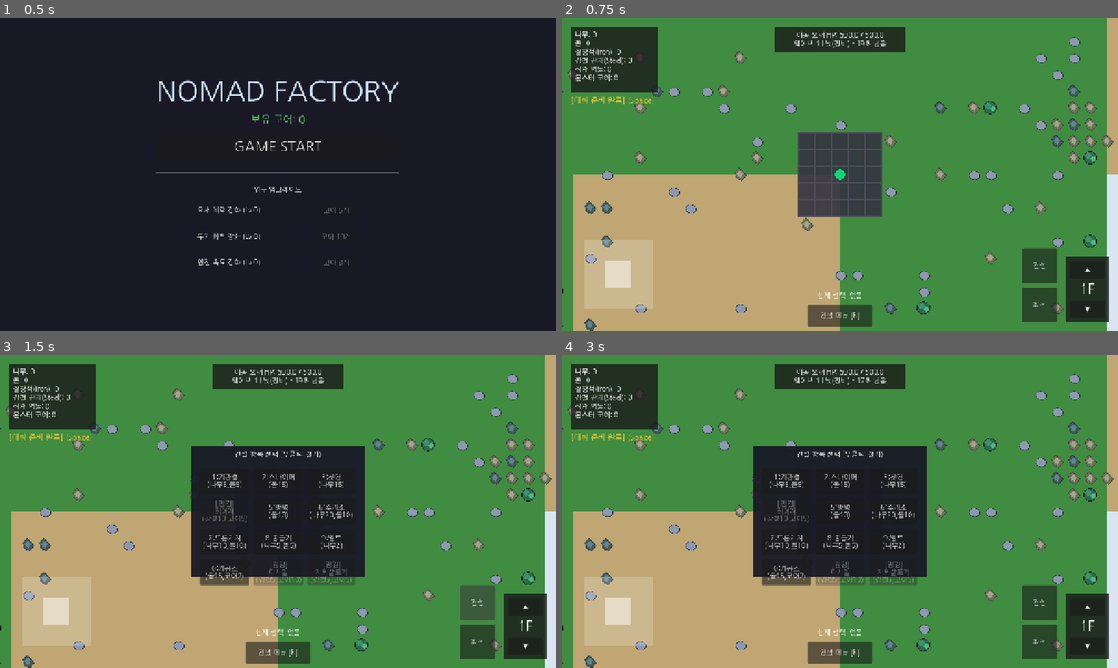
Above: before the commit, frames 1-4 (two rows, left to right).
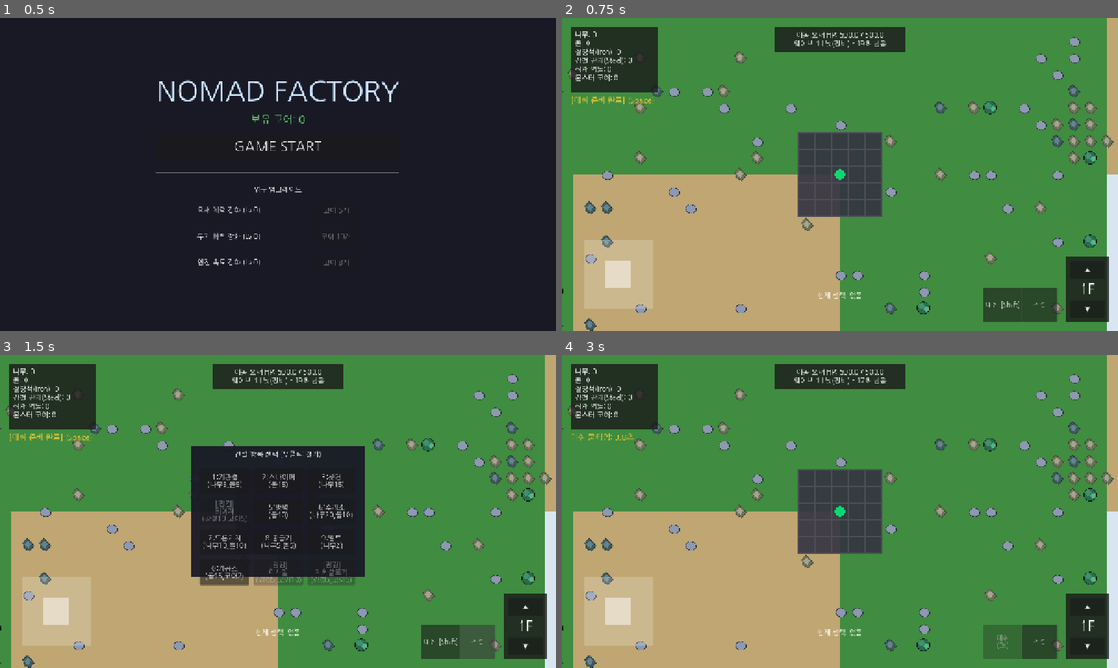
Above: after the commit, the same moments.

Repository: krWebfirewood/nomad-factory
Game: Godot game, scene res://scenes/title_screen.tscn
Same seed, same stepped clock (60 frames per second), same inputs: the game is played once before the commit and once after it.
Inputs (mouse positions are in pixels of both pictures, inside the frame that each line leads up to):
- Up to frame 1 (0.5 s): no input
- Up to frame 2 (0.75 s): click "GAME START" at 0.5 s
- Up to frame 3 (1.5 s): click "건설" at 1.25 s
- Up to frame 4 (3 s): click (1040, 642) at 2 s, where only the run before the commit has a clickable "회전"; click (1001, 642) at 2.75 s, where only the run after the commit has a clickable "대쉬 [Shift]"

Frame 1 is identical in both runs. In frame 2, 2.3% of the frame differs, in the area x 44-89%, y 73-99%; in frame 3, 2.3%; in frame 4, 16%, in the area x 1-89%, y 24-99%.

Commit message:
Fix UI overlaps and add mobile skill buttons

Diff:
--- a/scripts/player.gd
+++ b/scripts/player.gd
@@ -35,6 +35,9 @@
 var joystick_vector = Vector2.ZERO
 var joystick_center = Vector2.ZERO
 var build_pressed_this_frame = false
+var mobile_action_btn = null
+var btn_dash = null
+var btn_orbital = null
 
 var attack_timer = 0.0
 var attack_rate = 0.5
@@ -110,23 +113,45 @@
 	# floor_panel이 vp_size.x - 120 에 있으므로, 안 겹치게 더 왼쪽으로 이동
 	var right_margin = vp_size.x - 220
 	var bottom_margin = vp_size.y - 100
-
-	var btn_build = Button.new()
-	btn_build.text = "건설"
-	btn_build.size = btn_size
-	btn_build.position = Vector2(right_margin, bottom_margin - 90)
-	btn_build.pressed.connect(toggle_build_menu)
-	btn_build.focus_mode = Control.FOCUS_NONE
-	ui_canvas.add_child(btn_build)
-
-	var btn_rotate = Button.new()
-	btn_rotate.text = "회전"
-	btn_rotate.size = btn_size
-	btn_rotate.position = Vector2(right_margin, bottom_margin)
-	btn_rotate.pressed.connect(rotate_building)
-	btn_rotate.focus_mode = Control.FOCUS_NONE
-	ui_canvas.add_child(btn_rotate)
-
+	mobile_action_btn = Button.new()
+	mobile_action_btn.text = "건설"
+	mobile_action_btn.size = btn_size
+	mobile_action_btn.position = Vector2(right_margin, bottom_margin)
+	mobile_action_btn.pressed.connect(_on_mobile_action_pressed)
+	mobile_action_btn.focus_mode = Control.FOCUS_NONE
+	ui_canvas.add_child(mobile_action_btn)
+
+	btn_dash = Button.new()
+	btn_dash.text = "대쉬 [Shift]"
+	btn_dash.size = btn_size
+	btn_dash.position = Vector2(right_margin - 90, bottom_margin)
+	btn_dash.pressed.connect(use_dash)
+	btn_dash.focus_mode = Control.FOCUS_NONE
+	ui_canvas.add_child(btn_dash)
+
+	btn_orbital = Button.new()
+	btn_orbital.text = "폭격 [F]"
+	btn_orbital.size = btn_size
+	btn_orbital.position = Vector2(right_margin - 180, bottom_margin)
+	btn_orbital.pressed.connect(use_orbital_strike)
+	btn_orbital.focus_mode = Control.FOCUS_NONE
+	btn_orbital.visible = false
+	ui_canvas.add_child(btn_orbital)
+
+func use_dash():
+	if boost_cooldown <= 0:
+		boost_timer = 0.5
+		boost_cooldown = 4.0
+
+func use_orbital_strike():
+	if active_relics.get("orbital_strike", false) and orbital_cooldown <= 0:
+		cast_orbital_strike()
+
+func _on_mobile_action_pressed():
+	if build_type == 0:
+		toggle_build_menu()
+	else:
+		rotate_building()
 func _ready():
 	add_to_group("player")
 	GameManager.player = self
@@ -275,14 +300,6 @@
 	btn_down.position = Vector2(10, 100)
 	btn_down.pressed.connect(func(): change_floor(current_floor - 1))
 	floor_panel.add_child(btn_down)
-
-	# 하단 중앙 건설 메뉴 토글 버튼
-	var btn_build_menu = Button.new()
-	btn_build_menu.text = "건설 메뉴 [B]"
-	btn_build_menu.size = Vector2(150, 50)
-	btn_build_menu.position = Vector2(vp_size.x / 2.0 - 75, vp_size.y - 60)
-	btn_build_menu.pressed.connect(func(): toggle_build_menu())
-	ui_canvas.add_child(btn_build_menu)
 
 	# 현재 선택된 건물 표시 레이블
 	active_build_label = Label.new()
@@ -552,6 +569,32 @@
 		var s = "이동 요새 HP: " + str(ceil(max(0, hp))) + " / " + str(ceil(max_hp)) + "\n"
 		s += "웨이브 " + str(GameManager.current_wave) + " | " + ("낮(정비)" if GameManager.current_phase == "DAY" else "밤(방어)") + " - " + str(int(GameManager.phase_timer)) + "초 남음"
 		status_label.text = s
+
+		if is_instance_valid(mobile_action_btn):
+			if build_type == 0:
+				mobile_action_btn.text = "건설"
+			else:
+				mobile_action_btn.text = "회전"
+
+		if is_instance_valid(btn_dash):
+			if boost_cooldown > 0:
+				btn_dash.text = "대쉬\n(" + str(int(boost_cooldown)) + "s)"
+				btn_dash.disabled = true
+			else:
+				btn_dash.text = "대쉬 [Shift]"
+				btn_dash.disabled = false
+
+		if is_instance_valid(btn_orbital):
+			if active_relics.get("orbital_strike", false):
+				btn_orbital.visible = true
+				if orbital_cooldown > 0:
+					btn_orbital.text = "폭격\n(" + str(int(orbital_cooldown)) + "s)"
+					btn_orbital.disabled = true
+				else:
+					btn_orbital.text = "폭격 [F]"
+					btn_orbital.disabled = false
+			else:
+				btn_orbital.visible = false
 
 	if is_instance_valid(boss_hp_panel) and is_instance_valid(boss_hp_label):
 		if is_instance_valid(GameManager.boss) and not GameManager.boss.is_dead:
